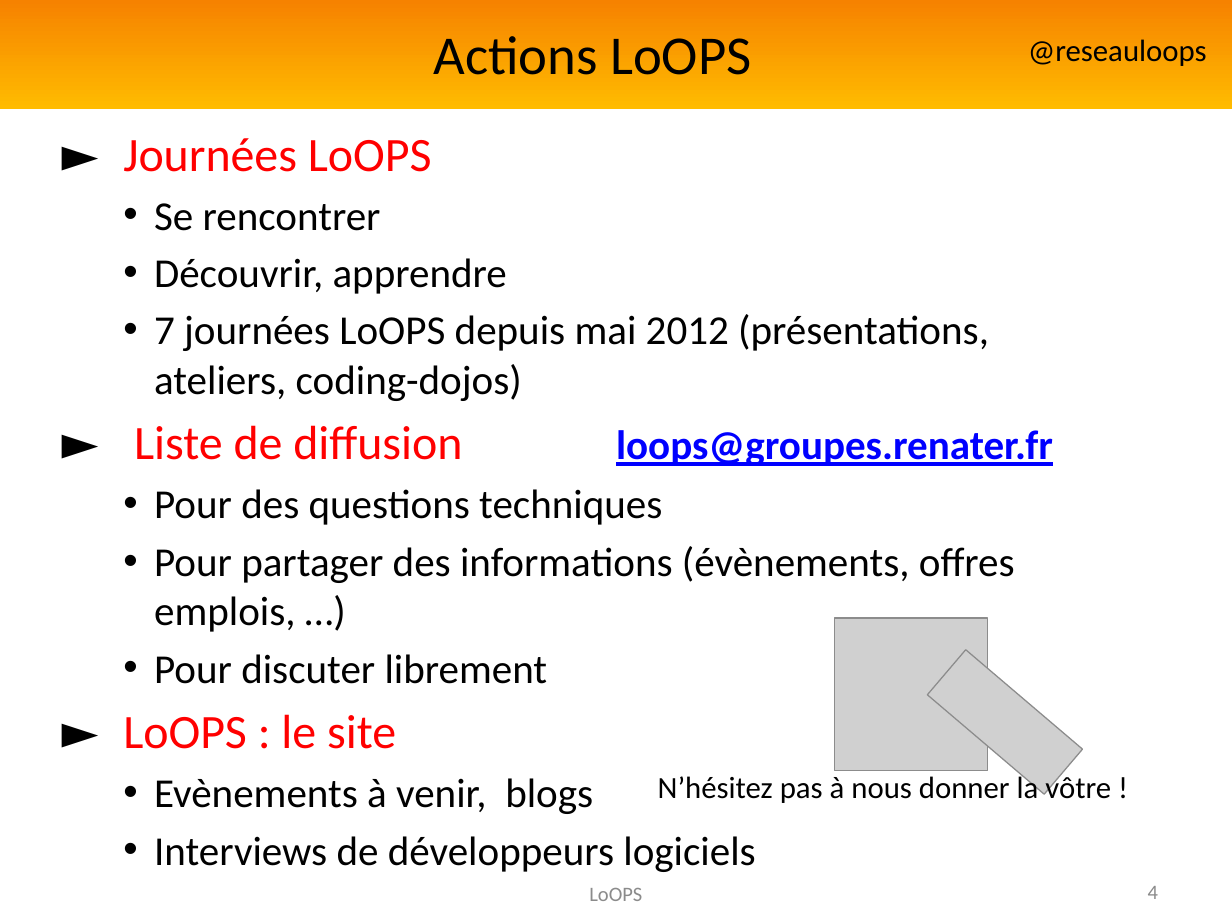
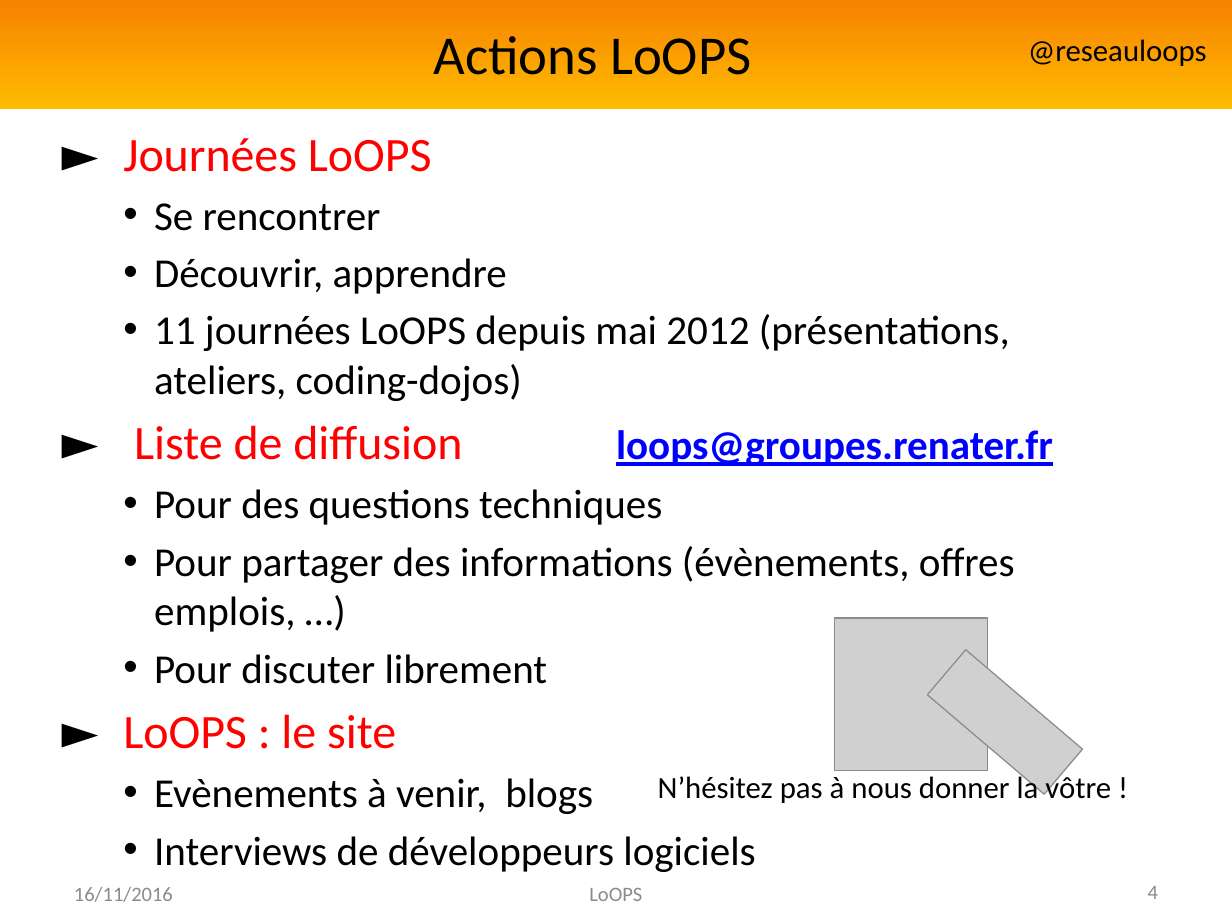
Before and after one commit to reseau-loops/reseau-loops.github.com, a slide deck: slide 4 of presentations/PrésentationLoOPSFrançais.pptx. Drawn at 1232x924 pixels with LibreOffice and Linux fonts; fonts in the diff are those of the drawing; grey boxes stand for pictures; background and template pictures are left out. Boxes give left, top, right and bottom in pixels: in the first picture for what was removed or moved away, otherwise in the second. Text is boxed around its words. In the diff, an @@ line names an element or a change of style, - is before the commit and + after.

```diff
--- a/presentations/PrésentationLoOPSFrançais.pptx
+++ b/presentations/PrésentationLoOPSFrançais.pptx
@@ text at <box>154,314,1010,401</box>: text changed @@
-    • 7 journées LoOPS depuis mai 2012 (présentations, ateliers, coding-dojos)
+    • 11 journées LoOPS depuis mai 2012 (présentations, ateliers, coding-dojos)
@@ text added at <box>74,887,173,902</box>, 12 pt, text #8C8C8C @@
+16/11/2016
```
Also in this commit, not shown: 3 other slides changed.
